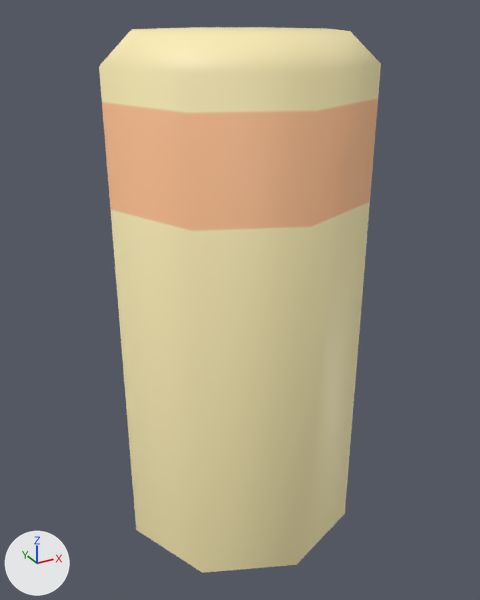
Renders of the glTF model Assets/GenericProps/Bollard/Bollard.glb from each side of a commit.
The view is the same before and after, from a 50 mm lens placed at (2.81, -2.18, 2.07), pointed at (4.01, -0.01, 0.98). Arrows for +X, +Y and +Z are at lower left; the lights stay in place.
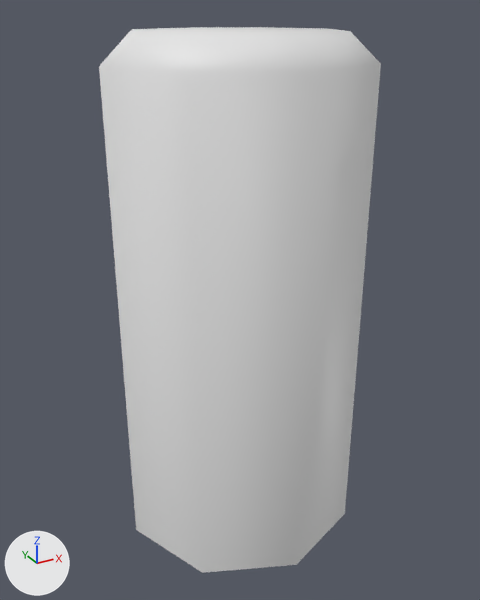
Edits to the bpy script that builds the scene:
```text
Change me_cylinder_001:
    where me_cylinder_001.from_pydata(...)  # 24 vertices, 38 faces; spans x -0.5..0.5, y -0.5..0.5, z 0.0..2.0
    remove me_cylinder_001.materials.append(mat_bollard)  # picture img_bollard_albedo
```

Changed parts and their boxes [x1, y1, x2, y2] in the pictures (480 x 600 px):
'Cylinder.001', recoloured (beige to grey): [99, 27, 381, 573] in both
